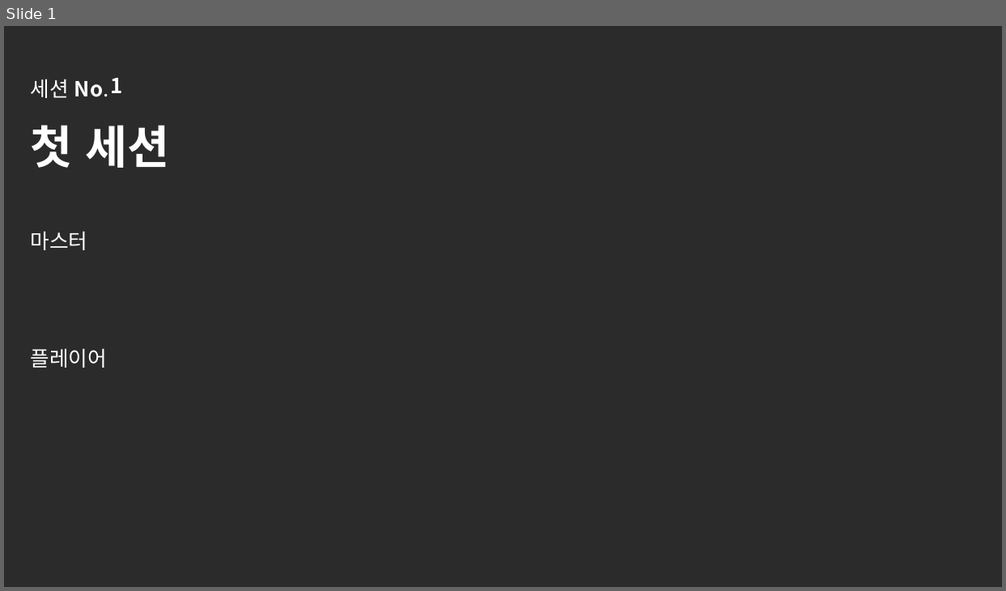
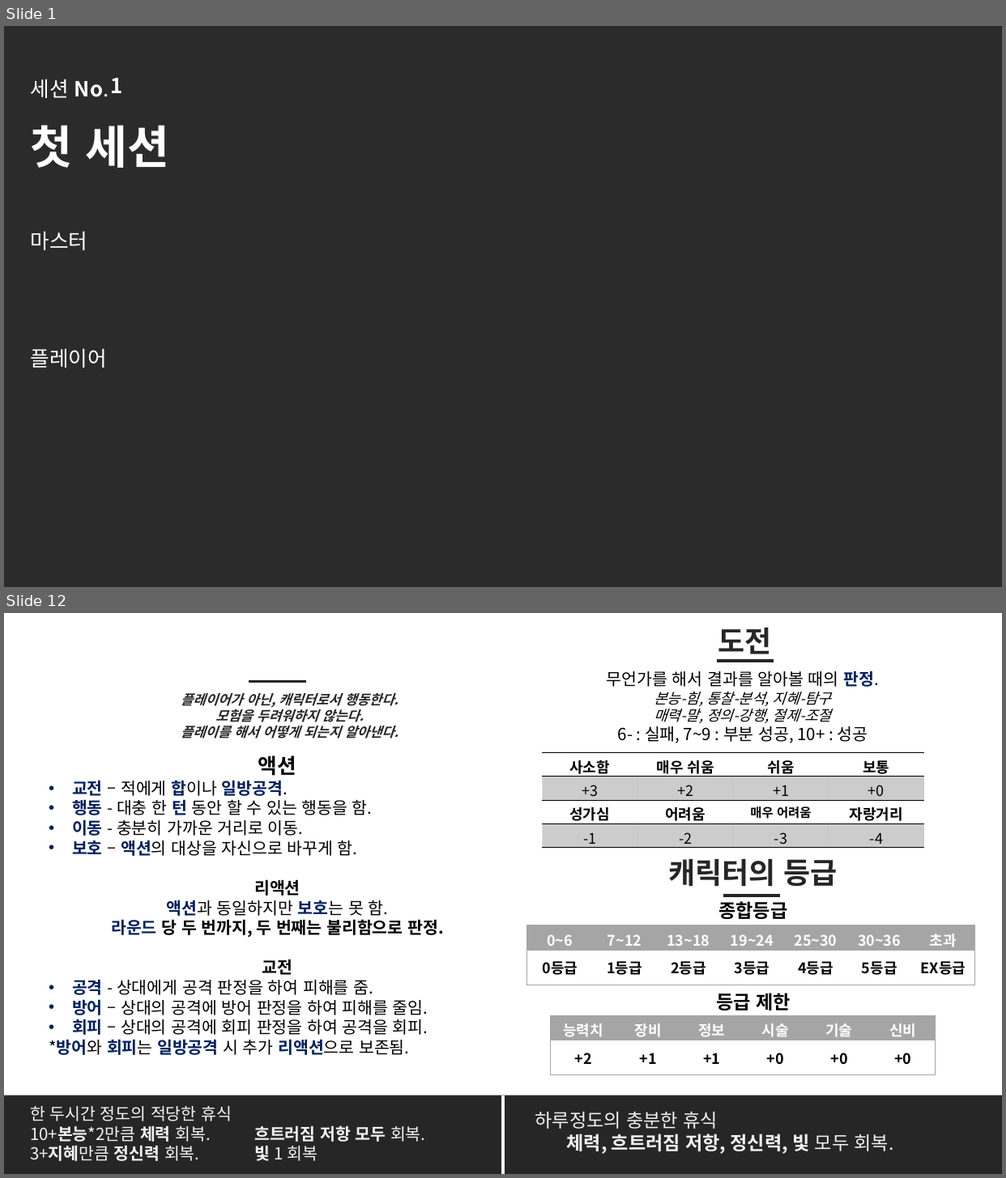
Before and after one commit to helloing0119/lobotomytrpg, a slide deck: 롭티알_진행.pptx. Shown one above the other, each under a label of ours: slide 1 before the commit, slides 1 and 12 after it; the slides between them are not shown. The pictures are 1006x591 and 1006x1178 pixels, drawn with LibreOffice and Linux fonts; fonts in the diff are those of the drawing; background and template pictures are left out; a plain dark background stands for a picture behind light text. Boxes give left, top, right and bottom in pixels: in the first picture for what was removed or moved away, otherwise in the second. Text is boxed around its words. In the diff, an @@ line names an element or a change of style, - is before the commit and + after.

```diff
--- a/롭티알_진행.pptx
+++ b/롭티알_진행.pptx
@@ slide 12 added at bbox=[4, 613, 1002, 1174], background #FFFFFF @@
@@ text added at bbox=[718, 628, 772, 660], 28 pt, text #262626, bold @@
+도전
@@ line added from (717, 661) to (774, 661), #262626 3 pt @@
@@ line added from (249, 682) to (306, 682), #262626 3 pt @@
@@ text added at bbox=[607, 671, 878, 743], 16 pt, text #000000 @@
+무언가를 해서 결과를 알아볼 때의 판정.
+본능-힘, 통찰-분석, 지혜-탐구
+매력-말, 정의-강행, 절제-조절
+6- : 실패, 7~9 : 부분 성공, 10+ : 성공
@@ text added at bbox=[181, 693, 398, 739], 12.9 pt, text #262626, bold, italic @@
+플레이어가 아닌, 캐릭터로서 행동한다.
+모험을 두려워하지 않는다.
+플레이를 해서 어떻게 되는지 알아낸다.
@@ text added at bbox=[49, 756, 443, 1055], 16 pt, text #000000 @@
+액션
+• 교전 – 적에게 합이나 일방공격.
+• 행동 - 대충 한 턴 동안 할 수 있는 행동을 함.
+• 이동 - 충분히 가까운 거리로 이동.
+• 보호 – 액션의 대상을 자신으로 바꾸게 함.
+리액션
+액션과 동일하지만 보호는 못 함.
+라운드 당 두 번까지, 두 번째는 불리함으로 판정.
+교전
+• 공격 - 상대에게 공격 판정을 하여 피해를 줌.
+• 방어 – 상대의 공격에 방어 판정을 하여 피해를 줄임.
+• 회피 – 상대의 공격에 회피 판정을 하여 공격을 회피.
+*방어와 회피는 일방공격 시 추가 리액션으로 보존됨.
@@ table added at bbox=[543, 752, 926, 804], 2 rows, 4 columns @@
+사소함 | 매우 쉬움 | 쉬움 | 보통
++3 | +2 | +1 | +0
@@ table added at bbox=[543, 800, 926, 851], 2 rows, 4 columns @@
+성가심 | 어려움 | 매우 어려움 | 자랑거리
+-1 | -2 | -3 | -4
@@ text added at bbox=[669, 859, 837, 887], 28 pt, text #262626, bold @@
+캐릭터의 등급
@@ text added at bbox=[718, 901, 787, 919], 18 pt, text #000000, bold @@
+종합등급
@@ line added from (723, 896) to (780, 896), #262626 3 pt @@
@@ table added at bbox=[527, 925, 975, 985], 2 rows, 7 columns @@
+0~6 | 7~12 | 13~18 | 19~24 | 25~30 | 30~36 | 초과
+0등급 | 1등급 | 2등급 | 3등급 | 4등급 | 5등급 | EX등급
@@ text added at bbox=[716, 993, 791, 1011], 18 pt, text #000000, bold @@
+등급 제한
@@ table added at bbox=[551, 1016, 935, 1076], 2 rows, 6 columns @@
+능력치 | 장비 | 정보 | 시술 | 기술 | 신비
++2 | +1 | +1 | +0 | +0 | +0
@@ rectangle added at bbox=[4, 1096, 1002, 1174], fill #262626 @@
@@ line added from (503, 1096) to (503, 1174), #F2F2F2 3 pt @@
@@ text added at bbox=[30, 1106, 425, 1161], 16 pt, text #F2F2F2 @@
+한 두시간 정도의 적당한 휴식
+10+본능*2만큼 체력 회복. 흐트러짐 저항 모두 회복.
+3+지혜만큼 정신력 회복. 빛 1 회복
@@ text added at bbox=[535, 1111, 894, 1154], 18 pt, text #F2F2F2 @@
+하루정도의 충분한 휴식
+체력, 흐트러짐 저항, 정신력, 빛 모두 회복.
```
Also in this commit, not shown: 1 other slide added, 2 slides removed, 2 other files.
